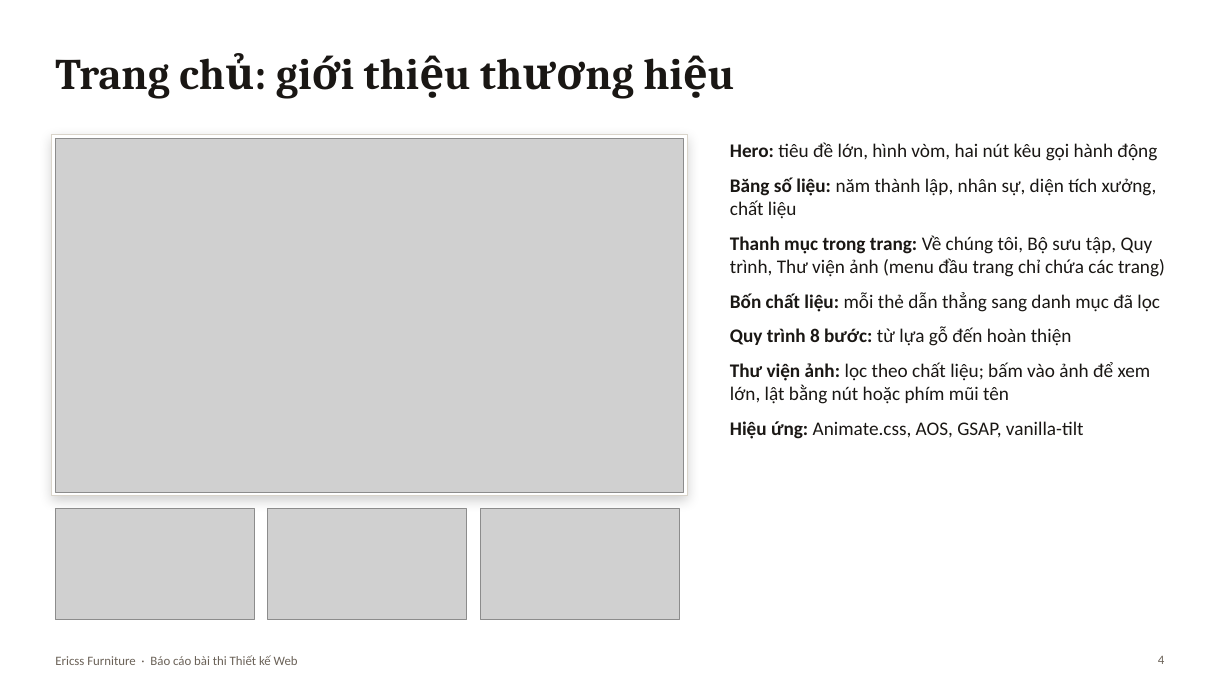
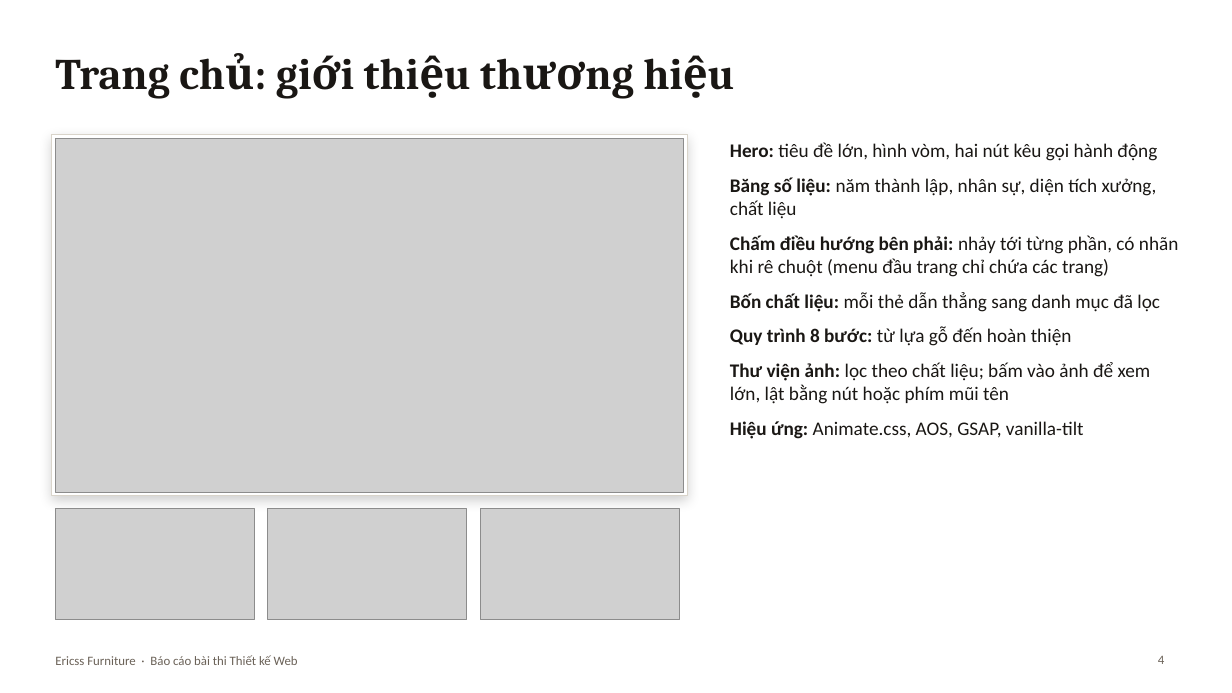
Before and after one commit to nguyenphat006/Phat_NguyenDang_526000162, a slide deck: slide 4 of docs/Ericss-Furniture-BaoCao.pptx. Drawn at 1232x693 pixels with LibreOffice and Linux fonts; fonts in the diff are those of the drawing; grey boxes stand for pictures. Boxes give left, top, right and bottom in pixels: in the first picture for what was removed or moved away, otherwise in the second. Text is boxed around its words. In the diff, an @@ line names an element or a change of style, - is before the commit and + after.

```diff
--- a/docs/Ericss-Furniture-BaoCao.pptx
+++ b/docs/Ericss-Furniture-BaoCao.pptx
@@ text at <box>730,235,1179,277</box>: text changed @@
-• Thanh mục trong trang: Về chúng tôi, Bộ sưu tập, Quy trình, Thư viện ảnh (menu đầu trang chỉ chứa các trang)
+• Chấm điều hướng bên phải: nhảy tới từng phần, có nhãn khi rê chuột (menu đầu trang chỉ chứa các trang)
```
Also in this commit, not shown: 3 other slides changed, 6 other files.
